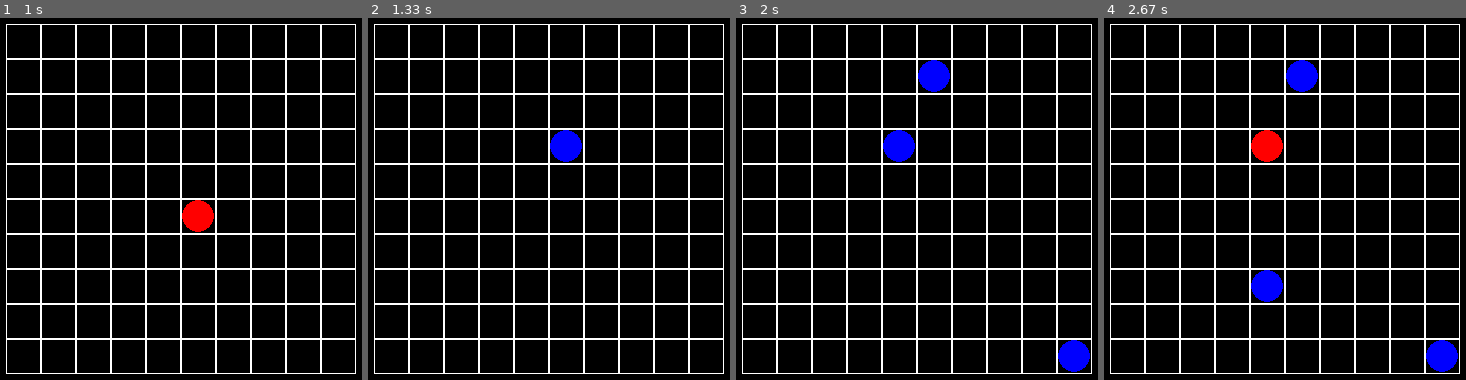
Above: before the commit, frames 1-4 (left to right).
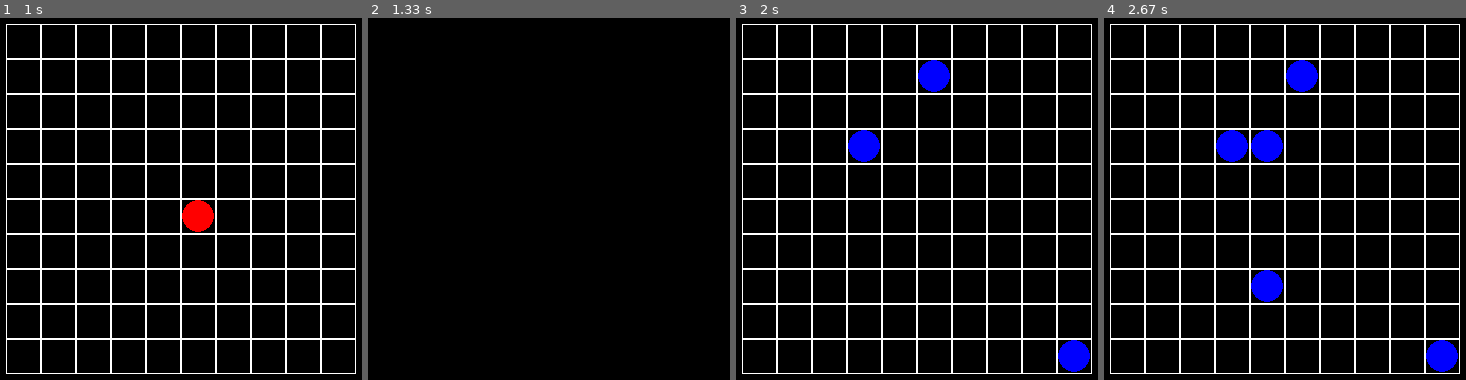
Above: after the commit, the same moments.

Repository: KirillCodeCreator/pygame_tasks
Game: pygame game, started from PyGame4/polilines.py
Two runs of this game, one before a commit and one after it. Both use one fixed random seed, a clock stepped at 60 frames per second and the inputs below.
Inputs (mouse positions are in pixels of both pictures, inside the frame that each line leads up to):
- Up to frame 1 (1 s): click (181, 199) at 0.38 s; click (184, 224) at 0.72 s
- Up to frame 2 (1.33 s): click (425, 137) at 1.05 s
- Up to frame 3 (2 s): click (1061, 340) at 1.42 s; click (924, 65) at 1.72 s
- Up to frame 4 (2.67 s): click (1266, 303) at 2.05 s; click (1270, 130) at 2.38 s

Frame 1 is identical in both runs. In frame 2, 11% of the frame differs, in the area x 1-99%, y 1-99%; in frame 3, 1.2%; in frame 4, 1.2%.

Commit message:
refactoring

Diff:
--- a/PyGame4/polilines.py
+++ b/PyGame4/polilines.py
@@ -172,7 +172,7 @@
         self.points = list()
         self.prev_point = None
         self.clock = pygame.time.Clock()
-        self.fps = 4
+        self.fps = 7
 
     def is_red_circle(self, row, col):
         return self.active_cells[row][col] == 2
